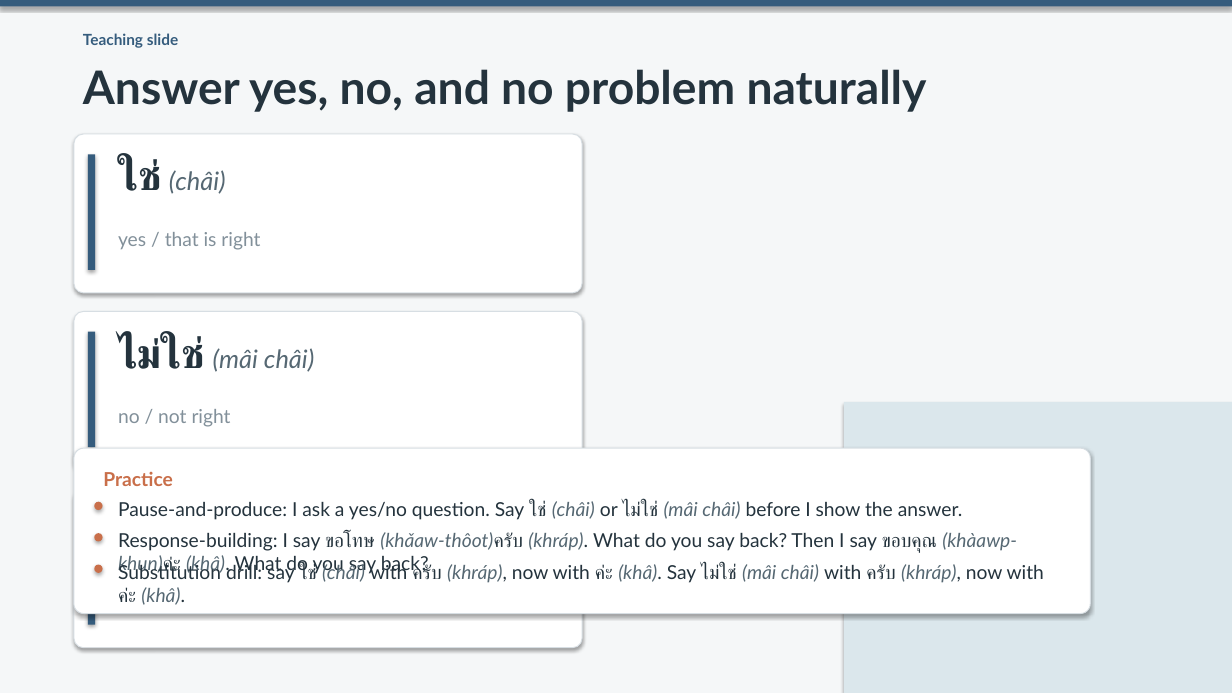
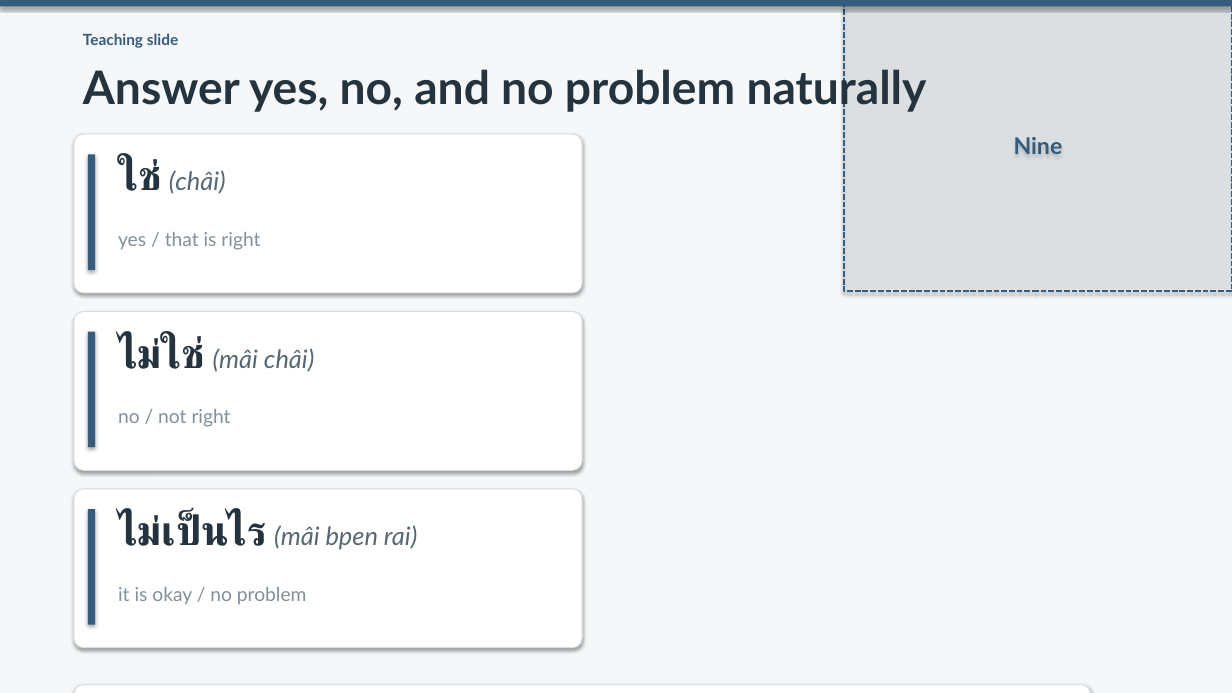
Before and after one commit to OTFTCS/thai-nine, a slide deck: slide 6 of course/modules/M01/L001/M01-L001-deck.pptx. Drawn at 1232x693 pixels with LibreOffice and Linux fonts; fonts in the diff are those of the drawing. Boxes give left, top, right and bottom in pixels: in the first picture for what was removed or moved away, otherwise in the second. Text is boxed around its words. In the diff, an @@ line names an element or a change of style, - is before the commit and + after.

```diff
--- a/course/modules/M01/L001/M01-L001-deck.pptx
+++ b/course/modules/M01/L001/M01-L001-deck.pptx
@@ rectangle added at box(844, 0, 1232, 291), fill #DBE7EC at 30% opacity, outline #355C7D 1.5 pt dashed, 18 pt, text #355C7D, bold @@
+Nine
@@ rectangle removed at box(844, 402, 1232, 693) @@
@@ text removed at box(103, 472, 173, 486) @@
-Practice
@@ ellipse removed at box(94, 502, 103, 510) @@
@@ text removed at box(118, 501, 963, 520) @@
-Pause-and-produce: I ask a yes/no question. Say ใช่ (châi) or ไม่ใช่ (mâi châi) before I show the answer.
@@ ellipse removed at box(94, 533, 103, 542) @@
@@ text removed at box(118, 532, 1017, 575) @@
-Response-building: I say ขอโทษ (khǎaw-thôot)ครับ (khráp). What do you say back? Then I say ขอบคุณ (khàawp-khun)ค่ะ (khâ). What do you say back?
@@ text added at box(118, 513, 417, 550), 19.8 pt, text #566873, italic @@
+ไม่เป็นไร (mâi bpen rai)
@@ ellipse removed at box(94, 565, 103, 573) @@
@@ text removed at box(118, 562, 1044, 605) @@
-Substitution drill: say ใช่ (châi) with ครับ (khráp), now with ค่ะ (khâ). Say ไม่ใช่ (mâi châi) with ครับ (khráp), now with ค่ะ (khâ).
@@ text added at box(118, 587, 307, 604), 15 pt, text #82909A @@
+it is okay / no problem
@@ rounded rectangle: place and size @@
-rounded rectangle at box(74, 448, 1091, 614)
+rounded rectangle at box(74, 685, 1091, 693)
```
Also in this commit, not shown: 9 other slides changed, 4 other files.
